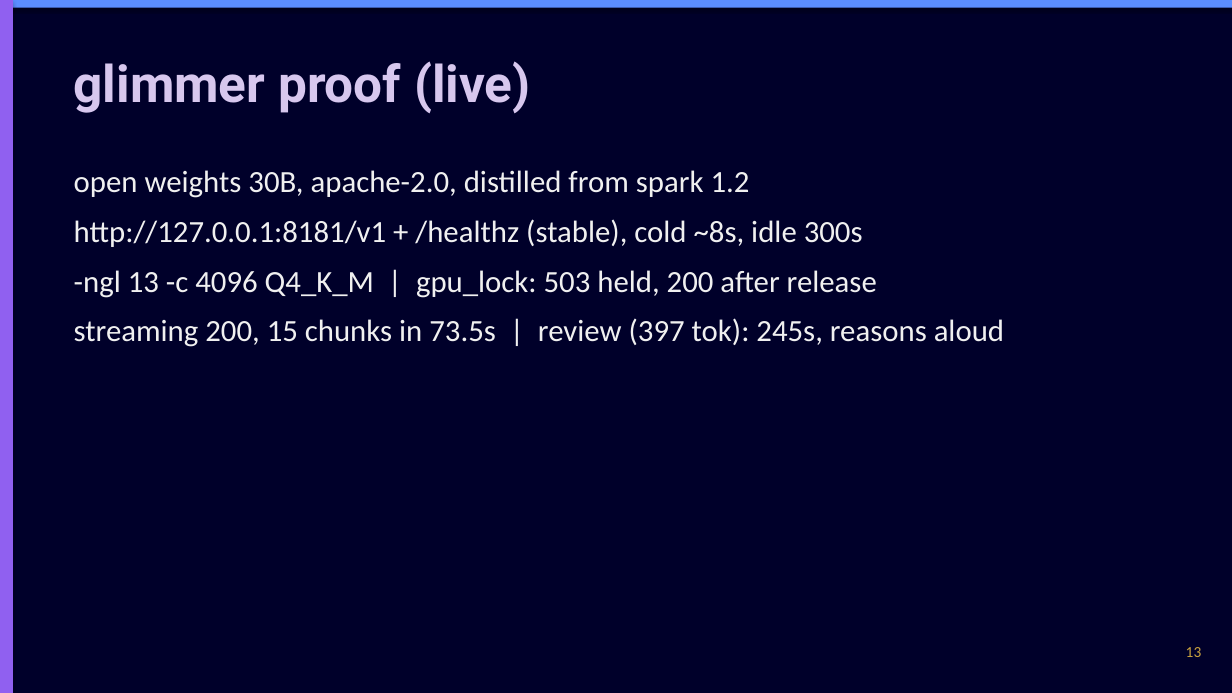
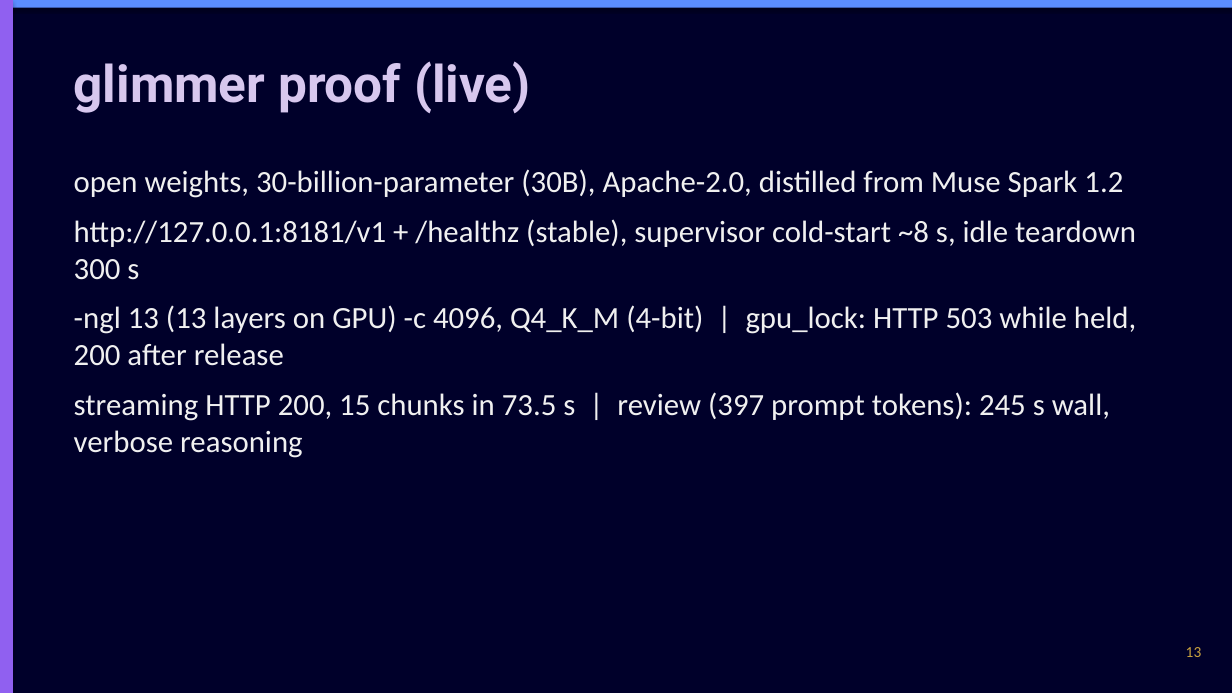
Before and after one commit to chasko-labs/nfl-big-data-bowl-2027, a slide deck: slide 13 of deck/unified.pptx. Drawn at 1232x693 pixels with LibreOffice and Linux fonts; fonts in the diff are those of the drawing. Boxes give left, top, right and bottom in pixels: in the first picture for what was removed or moved away, otherwise in the second. Text is boxed around its words. In the diff, an @@ line names an element or a change of style, - is before the commit and + after.

```diff
--- a/deck/unified.pptx
+++ b/deck/unified.pptx
@@ text at bbox=[74, 169, 1136, 458]: text changed @@
-open weights 30B, apache-2.0, distilled from spark 1.2
-http://127.0.0.1:8181/v1 + /healthz (stable), cold ~8s, idle 300s
--ngl 13 -c 4096 Q4_K_M | gpu_lock: 503 held, 200 after release
-streaming 200, 15 chunks in 73.5s | review (397 tok): 245s, reasons aloud
+open weights, 30-billion-parameter (30B), Apache-2.0, distilled from Muse Spark 1.2
+http://127.0.0.1:8181/v1 + /healthz (stable), supervisor cold-start ~8 s, idle teardown 300 s
+-ngl 13 (13 layers on GPU) -c 4096, Q4_K_M (4-bit) | gpu_lock: HTTP 503 while held, 200 after release
+streaming HTTP 200, 15 chunks in 73.5 s | review (397 prompt tokens): 245 s wall, verbose reasoning
```
Also in this commit, not shown: 14 other slides changed.
